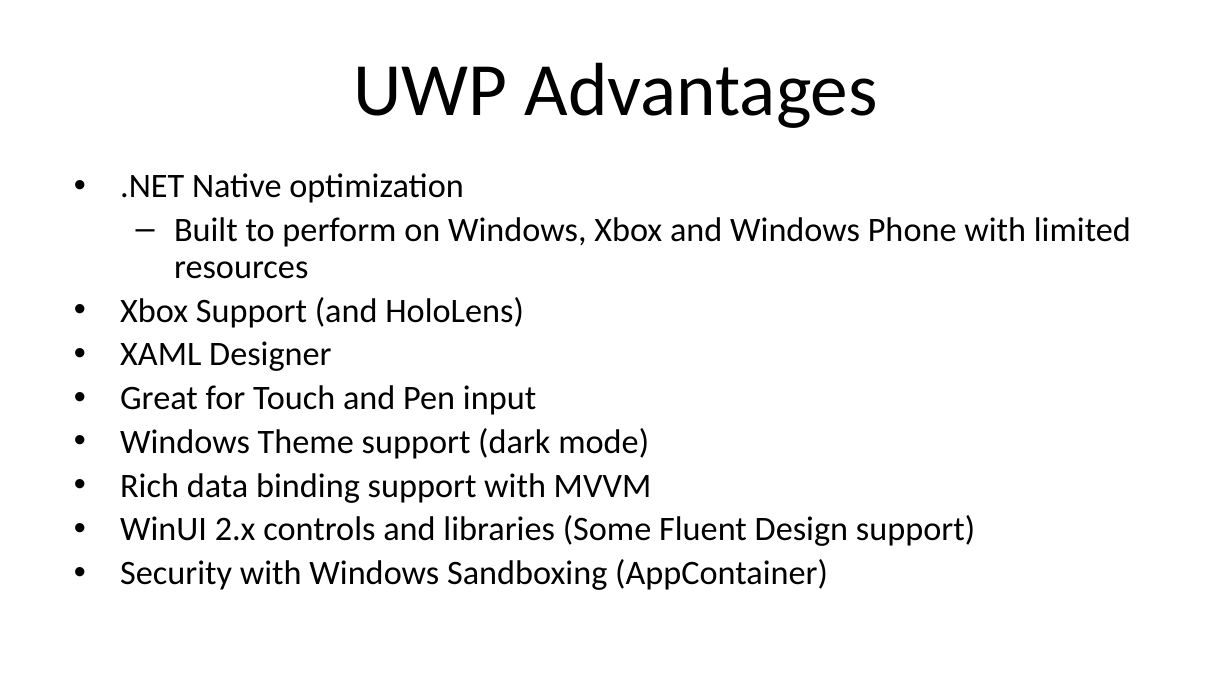
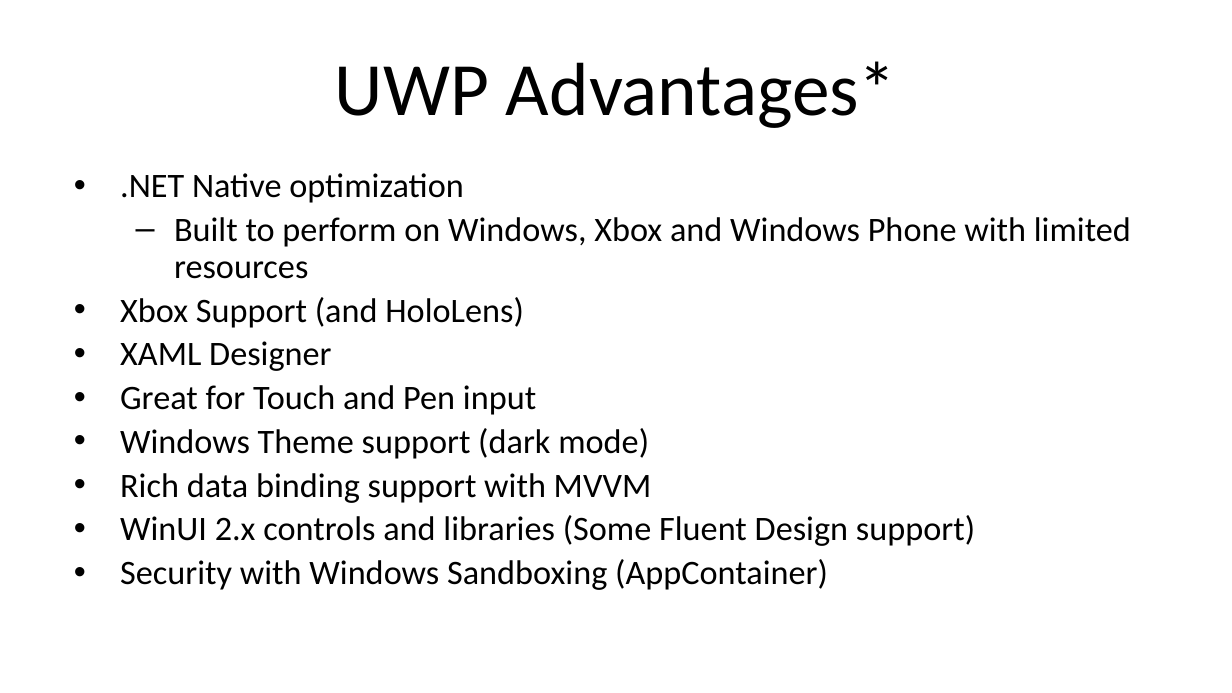
Before and after one commit to alvinashcraft/speaking, a slide deck: slide 11 of 2024/0430_VSLiveChicago/WindowsDev/VSLCH24_Building a Native App for Windows_AlvinAshcraft.pptx. Drawn at 1232x693 pixels with LibreOffice and Linux fonts; fonts in the diff are those of the drawing; background and template pictures are left out. Boxes give left, top, right and bottom in pixels: in the first picture for what was removed or moved away, otherwise in the second. Text is boxed around its words. In the diff, an @@ line names an element or a change of style, - is before the commit and + after.

```diff
--- a/2024/0430_VSLiveChicago/WindowsDev/VSLCH24_Building a Native App for Windows_AlvinAshcraft.pptx
+++ b/2024/0430_VSLiveChicago/WindowsDev/VSLCH24_Building a Native App for Windows_AlvinAshcraft.pptx
@@ title at [335, 61, 896, 128]: text changed @@
-UWP Advantages
+UWP Advantages*
```
Also in this commit, not shown: 5 other slides changed.
